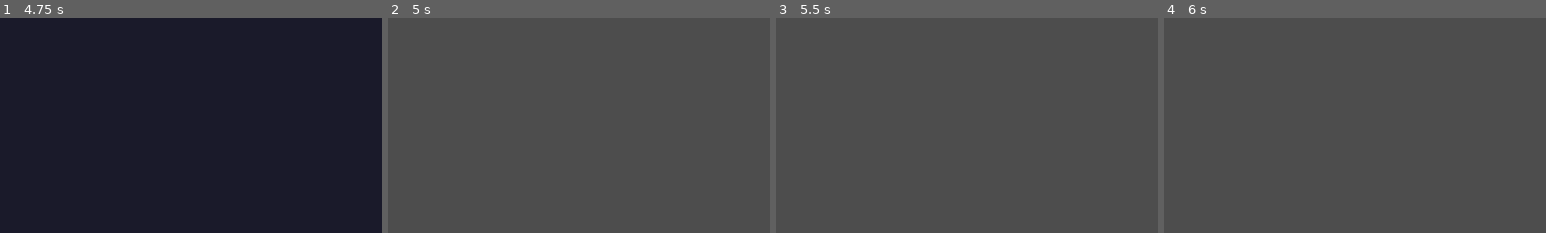
Above: before the commit, frames 1-4 (left to right).
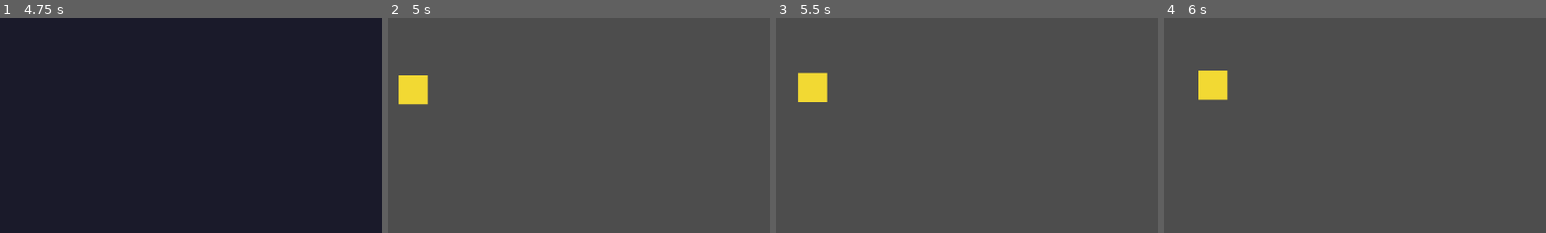
Above: after the commit, the same moments.

Repository: tucksravin/dont-lose-your-head
Game: Godot game, scene res://scenes/intro/intro.tscn
The game is run twice, just before and just after one commit, with the same random seed, the same clock (stepped at 60 frames per second) and the same inputs.
Inputs:
- Up to frame 1 (4.75 s): hold D (move_right) 0.53-2.03 s; tap E (interact) every 0.75 s from 0.6 to 4.35 s; tap Space (jump) at 0.77, 1.52, 3.02, 3.77, 4.52 s; hold A (move_left) 2.03-2.78 s; hold D (move_right) 2.78-4.28 s; tap Enter at 4.25 s; hold A (move_left) from 4.28 s (still down)
- Up to frame 2 (5 s): keep holding A (move_left)
- Up to frame 3 (5.5 s): release A (move_left) at 5.03 s; hold D (move_right) from 5.03 s (still down); tap E (interact) at 5.1 s
- Up to frame 4 (6 s): release D (move_right) at 5.78 s; hold A (move_left) from 5.78 s (still down); tap E (interact) at 5.85 s
The pictures show only the part of the screen within x 0-50%, y 0-50%; the shares and areas given below are measured in that part.

Frame 1 is identical in both runs. In frame 2, 1.1% of the frame differs, in the area x 2-11%, y 26-41%; in frame 3, 1.1%; in frame 4, 1.1%.

Commit message:
Basic sun

Diff:
--- a/scenes/days/day_template.tscn
+++ b/scenes/days/day_template.tscn
@@ -1,7 +1,8 @@
 [gd_scene format=3 uid="uid://crfpw2h4k5y8b"]
 
-[ext_resource type="PackedScene" path="res://scenes/body/body.tscn" id="1_body"]
+[ext_resource type="PackedScene" uid="uid://ckkidbot3beas" path="res://scenes/body/body.tscn" id="1_body"]
 [ext_resource type="PackedScene" uid="uid://bl5agwe6qbg1n" path="res://scenes/gameplay/spatial_goal.tscn" id="2_wb443"]
+[ext_resource type="PackedScene" uid="uid://bhou4a7r04mw5" path="res://scenes/sun/sun.tscn" id="3_sun"]
 
 [sub_resource type="RectangleShape2D" id="RectangleShape2D_floor"]
 size = Vector2(640, 40)
@@ -30,3 +31,5 @@
 [node name="SpatialGoal" parent="." unique_id=1109840832 instance=ExtResource("2_wb443")]
 position = Vector2(500, 320)
 next_scene = "res://scenes/reunion/reunion.tscn"
+
+[node name="Sun" parent="." unique_id=837465219 instance=ExtResource("3_sun")]
--- /dev/null
+++ b/scenes/sun/sun.gd
@@ -0,0 +1,32 @@
+extends Node2D
+## Sun — arcs across the top of the screen; doubles as the day timer.
+## Position lerps from start to end while rising and falling in a sine arc.
+## Emits `sunset` when it reaches the end — the day scene decides what that means.
+
+@export var day_length: float = 30.0
+@export var start_position: Vector2 = Vector2(20.0, 60.0)
+@export var end_position: Vector2 = Vector2(620.0, 60.0)
+@export var arc_height: float = 40.0
+
+signal sunset
+
+var _elapsed: float = 0.0
+var _done: bool = false
+
+
+func _ready() -> void:
+	position = start_position
+
+
+func _process(delta: float) -> void:
+	if _done:
+		return
+
+	_elapsed += delta
+	var t: float = clamp(_elapsed / day_length, 0.0, 1.0)
+	position = start_position.lerp(end_position, t)
+	position.y -= sin(t * PI) * arc_height
+
+	if t >= 1.0:
+		_done = true
+		sunset.emit()
--- /dev/null
+++ b/scenes/sun/sun.tscn
@@ -0,0 +1,14 @@
+[gd_scene format=3 uid="uid://bhou4a7r04mw5"]
+
+[ext_resource type="Script" uid="uid://djwi24rp106q" path="res://scenes/sun/sun.gd" id="1_sun_script"]
+
+[node name="Sun" type="Node2D" unique_id=798412365]
+script = ExtResource("1_sun_script")
+
+[node name="Visual" type="ColorRect" parent="." unique_id=214960837]
+offset_left = -12.0
+offset_top = -12.0
+offset_right = 12.0
+offset_bottom = 12.0
+mouse_filter = 2
+color = Color(0.95, 0.85, 0.2, 1)
Not shown, added: scenes/sun/sun.gd.uid
Not shown, added: journals/ben.md
